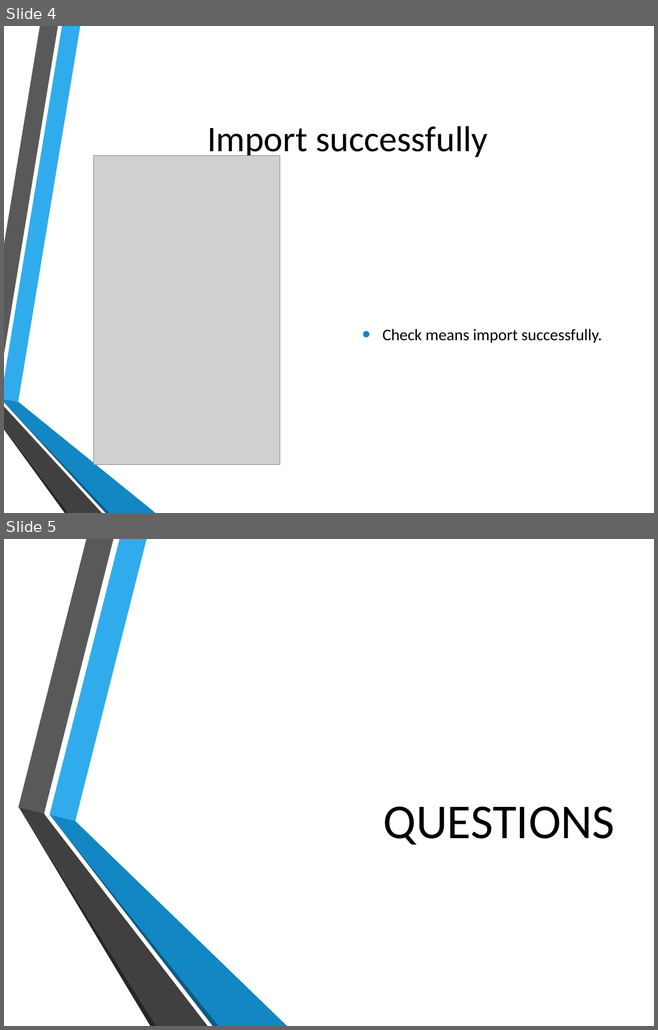
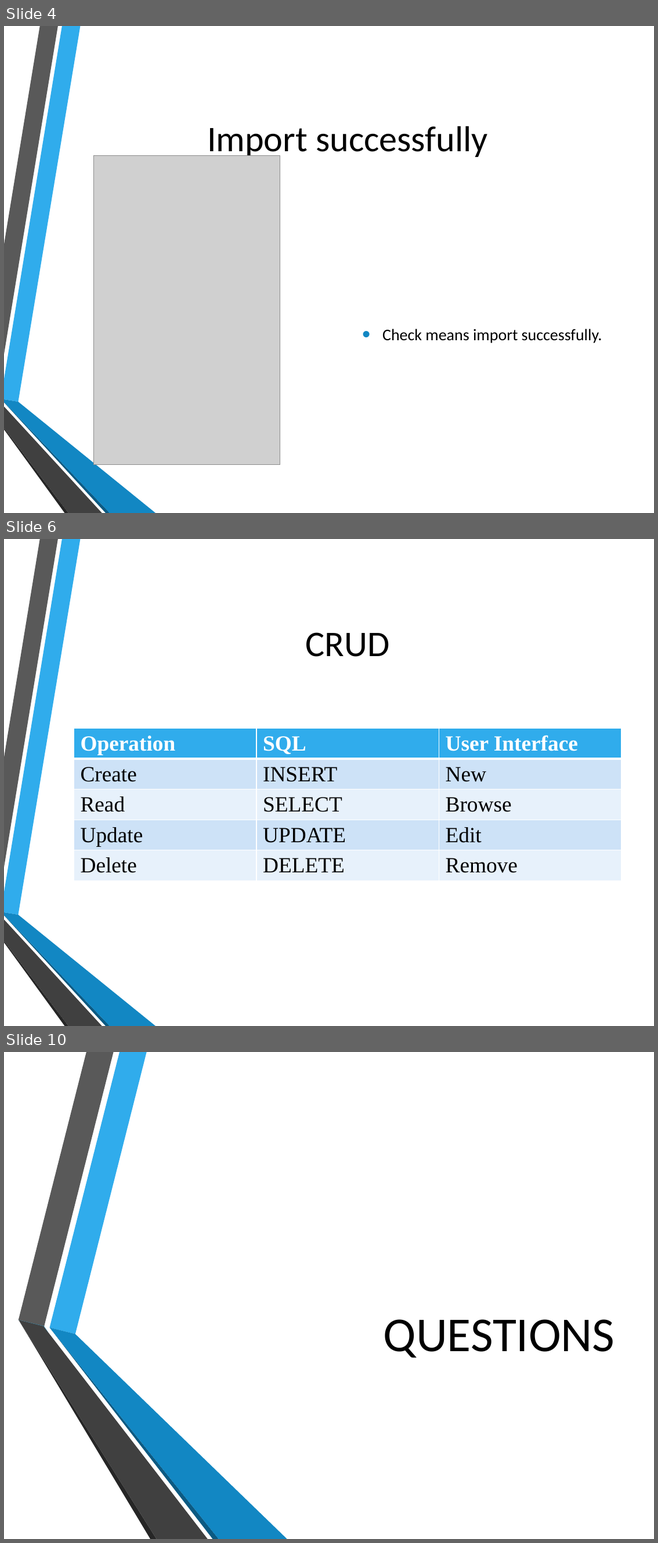
Before and after one commit to hatted/fevaworks-php, a slide deck: php-fw9/SMS.pptx. Shown one above the other, each under a label of ours: slides 4 and 5 before the commit, slides 4, 6 and 10 after it; the slides between them are not shown. The pictures are 658x1030 and 658x1543 pixels, drawn with LibreOffice and Linux fonts; fonts in the diff are those of the drawing; grey boxes stand for pictures; background and template pictures are left out. Boxes give left, top, right and bottom in pixels: in the first picture for what was removed or moved away, otherwise in the second. Text is boxed around its words. In the diff, an @@ line names an element or a change of style, - is before the commit and + after.

```diff
--- a/php-fw9/SMS.pptx
+++ b/php-fw9/SMS.pptx
@@ slide 6 added at bbox=[4, 539, 654, 1026], background picture (left out); not listed: 6 template elements that a slide beside it also shows @@
@@ title added at bbox=[306, 632, 390, 657], 40 pt, text #000000 @@
+CRUD
@@ table added at bbox=[74, 729, 621, 875], 5 rows, 3 columns @@
+Operation | SQL | User Interface
+Create | INSERT | New
+Read | SELECT | Browse
+Update | UPDATE | Edit
+Delete | DELETE | Remove
@@ what was slide 5 is now slide 10 @@
```
Also in this commit, not shown: 4 other slides added, 2 other files.
